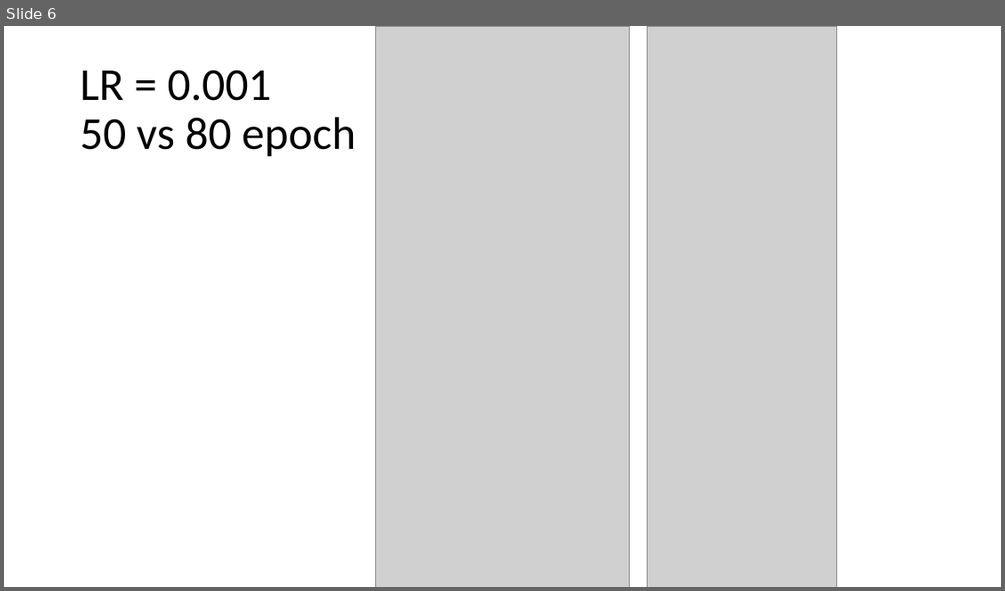
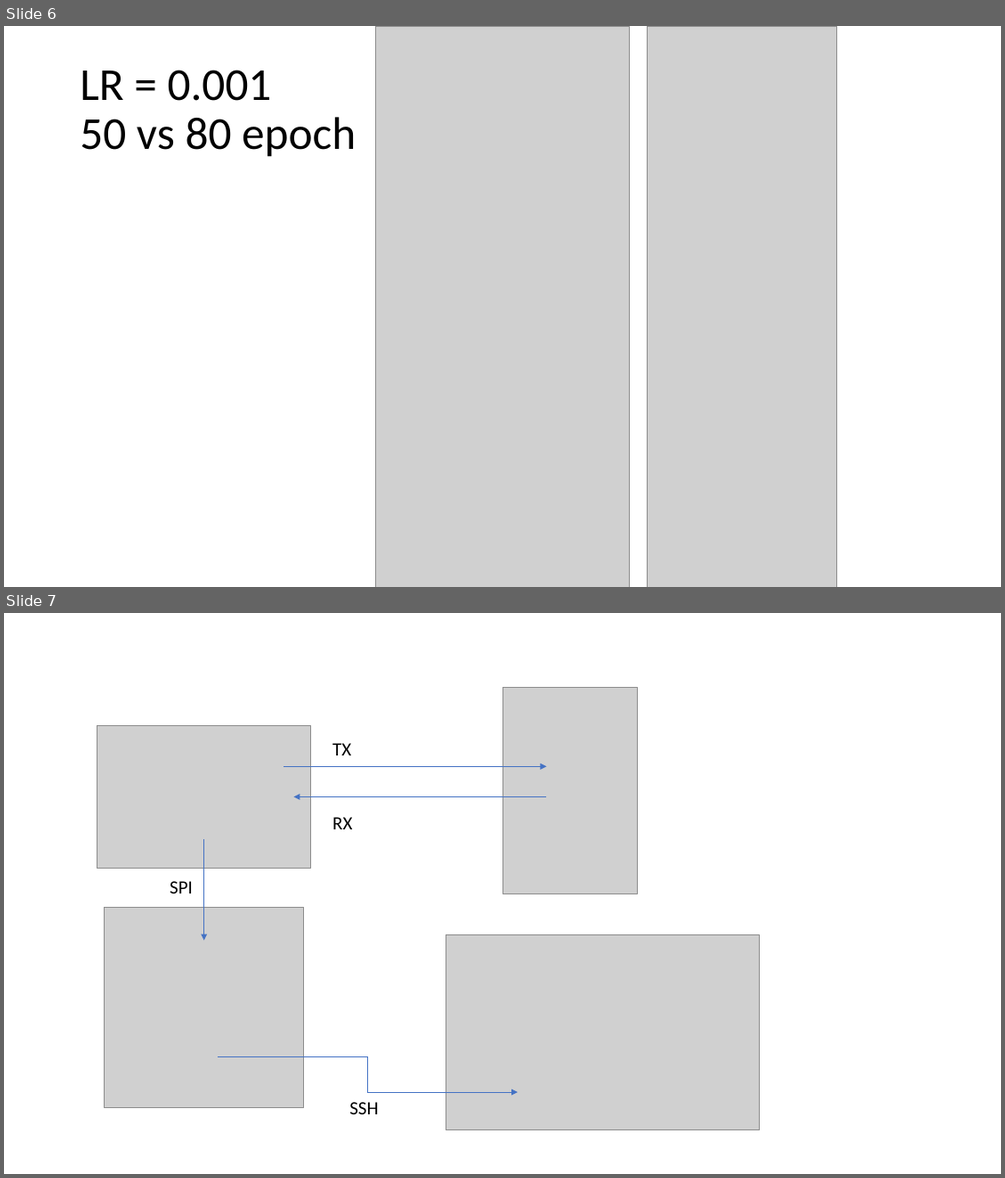
Before and after one commit to crashingstar/FYP, a slide deck: REsults.pptx. Shown one above the other, each under a label of ours: slide 6 before the commit, slides 6 and 7 after it. The pictures are 1005x591 and 1005x1178 pixels, drawn with LibreOffice and Linux fonts; fonts in the diff are those of the drawing; grey boxes stand for pictures. Boxes give left, top, right and bottom in pixels: in the first picture for what was removed or moved away, otherwise in the second. Text is boxed around its words. In the diff, an @@ line names an element or a change of style, - is before the commit and + after.

```diff
--- a/REsults.pptx
+++ b/REsults.pptx
@@ slide 7 added at (4,613,1001,1174), background #FFFFFF @@
@@ picture added at (502,687,638,893) @@
@@ picture added at (97,726,310,868) @@
@@ text added at (332,743,351,755), 18 pt, text #000000 @@
+TX
@@ arrow added from (283, 766) to (547, 766), #4472C4 0.5 pt @@
@@ arrow added from (547, 797) to (293, 797), #4472C4 0.5 pt @@
@@ text added at (332,817,352,829), 18 pt, text #000000 @@
+RX
@@ arrow added from (203, 840) to (203, 941), #4472C4 0.5 pt @@
@@ text added at (170,881,193,893), 18 pt, text #000000 @@
+SPI
@@ picture added at (105,908,304,1107) @@
@@ picture added at (446,934,760,1130) @@
@@ elbow arrow added from (218, 1056) to (518, 1093), #4472C4 0.5 pt @@
@@ text added at (349,1102,378,1114), 18 pt, text #000000 @@
+SSH
```
Also in this commit, not shown: 2 other files.
